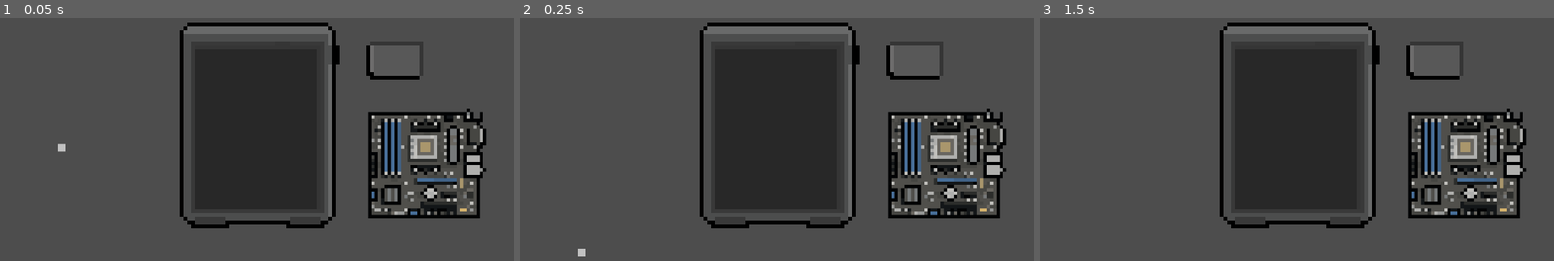
Above: before the commit, frames 1-3 (left to right).
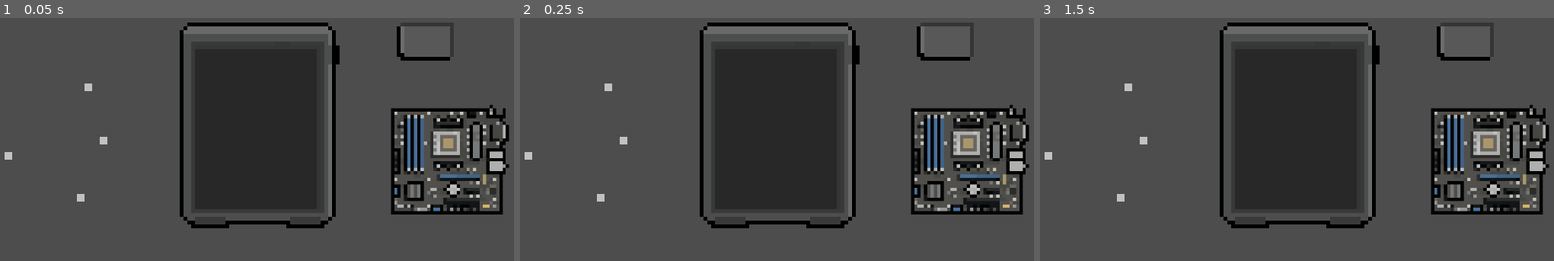
Above: after the commit, the same moments.

Repository: Raikosuu/Full-Tech-Panic_Public
Game: Godot game, scene res://scenes/minigame_1_v_2.tscn
The game is run twice, just before and just after one commit, with the same random seed, the same clock (stepped at 60 frames per second) and the same inputs. This scene is started directly instead of the project's main scene.
Inputs (mouse positions are in pixels of both pictures, inside the frame that each line leads up to):
- Up to frame 1 (0.05 s): no input
- Up to frame 2 (0.25 s): no input
- Up to frame 3 (1.5 s): tap Enter at 0.5 s; move the mouse to (1435, 100) at 0.52 s; hold D (move_right) 0.53-1.25 s; click (1435, 100) at 0.67 s; tap Space at 1.25 s; drag from (1178, 134) to (1338, 61) at 1.27 s

The runs differ from the first frame. In frame 1, 9.6% of the frame differs, in the area x 0-100%, y 3-83%; in frame 2, 9.6%; in frame 3, 9.6%.

Commit message:
Made scripts for screw and panel
PC panel unlocks when unscrewed, and vice versa. screws pop off when unscrewed and settles on the world boundary.

Diff:
--- a/scenes/minigame_1_v_2.tscn
+++ b/scenes/minigame_1_v_2.tscn
@@ -16,11 +16,11 @@
 [node name="SU_main" parent="." instance=ExtResource("1_xsi8y")]
 
 [node name="MoBo" parent="." instance=ExtResource("1_8f04i")]
-position = Vector2(44, 12)
+position = Vector2(50, 11)
 script = ExtResource("3_cn6rf")
 
 [node name="SU_Battery" parent="." instance=ExtResource("3_ebvq3")]
-position = Vector2(36, -15)
+position = Vector2(44, -20)
 script = ExtResource("5_fpq7e")
 
 [node name="snapzones" type="Node2D" parent="."]
@@ -39,4 +39,13 @@
 [node name="Screws" type="Node2D" parent="."]
 
 [node name="Screws" parent="Screws" instance=ExtResource("7_s6qws")]
-position = Vector2(-52, 7)
+position = Vector2(-47, 21)
+
+[node name="Screws2" parent="Screws" instance=ExtResource("7_s6qws")]
+position = Vector2(-41, 6)
+
+[node name="Screws3" parent="Screws" instance=ExtResource("7_s6qws")]
+position = Vector2(-66, 10)
+
+[node name="Screws4" parent="Screws" instance=ExtResource("7_s6qws")]
+position = Vector2(-45, -8)
--- a/scenes/screws.tscn
+++ b/scenes/screws.tscn
@@ -1,11 +1,13 @@
-[gd_scene load_steps=3 format=3 uid="uid://ccxttvxg0gs8"]
+[gd_scene load_steps=4 format=3 uid="uid://ccxttvxg0gs8"]
 
 [ext_resource type="Texture2D" uid="uid://ed782i1hjv0p" path="res://assets/Computer parts/SystemUnit/SU_Screw.png" id="1_ktxl3"]
+[ext_resource type="Script" uid="uid://iwn0en6xyp1y" path="res://scripts/screw.gd" id="1_x8gdb"]
 
 [sub_resource type="RectangleShape2D" id="RectangleShape2D_x8gdb"]
 size = Vector2(2, 2)
 
 [node name="Screws" type="RigidBody2D"]
+script = ExtResource("1_x8gdb")
 
 [node name="SuScrew" type="Sprite2D" parent="."]
 texture = ExtResource("1_ktxl3")
--- a/scenes/su_panel.tscn
+++ b/scenes/su_panel.tscn
@@ -1,11 +1,13 @@
-[gd_scene load_steps=3 format=3 uid="uid://bcg8ruhd4vc5n"]
+[gd_scene load_steps=4 format=3 uid="uid://bcg8ruhd4vc5n"]
 
+[ext_resource type="Script" uid="uid://bfkqm4eweiu23" path="res://scripts/panel.gd" id="1_adlao"]
 [ext_resource type="Texture2D" uid="uid://ch5wvsfuxxk8l" path="res://assets/Computer parts/SystemUnit/SU_Panel.png" id="1_g5wu7"]
 
 [sub_resource type="RectangleShape2D" id="RectangleShape2D_adlao"]
 size = Vector2(35, 45)
 
 [node name="SU_panel" type="RigidBody2D"]
+script = ExtResource("1_adlao")
 
 [node name="Sprite2D" type="Sprite2D" parent="."]
 texture = ExtResource("1_g5wu7")
--- /dev/null
+++ b/scripts/panel.gd
@@ -0,0 +1,76 @@
+extends "res://scripts/drag_cont.gd"
+
+# Assign all 4 screw nodes in the Inspector
+@export var screw_1: RigidBody2D
+@export var screw_2: RigidBody2D
+@export var screw_3: RigidBody2D
+@export var screw_4: RigidBody2D
+
+# Emitted when all screws are back in and the panel locks
+signal panel_locked
+# Emitted when the panel is unlocked (first screw popped)
+signal panel_unlocked
+
+var _screws: Array = []
+var _screws_in: int = 0
+
+func _ready() -> void:
+	super._ready() if super.has_method("_ready") else null
+
+	_screws = [screw_1, screw_2, screw_3, screw_4]
+
+	for screw in _screws:
+		if screw == null:
+			push_warning("panel.gd: A screw export is not assigned in the Inspector.")
+			continue
+		# Listen for screwed_in signal from each screw
+		screw.screwed_in.connect(_on_screw_screwed_in)
+		# Listen for when a screw pops off so we can unlock the panel
+		screw.released.connect(_on_screw_released)
+
+	# Count how many start already screwed in
+	_screws_in = 0
+	for screw in _screws:
+		if screw != null and screw.is_screwed():
+			_screws_in += 1
+
+	_update_lock()
+
+# ── Screw callbacks ───────────────────────────────────────────────────────────
+
+func _on_screw_screwed_in() -> void:
+	_screws_in += 1
+	_update_lock()
+
+func _on_screw_released(_component) -> void:
+	# Only care if this reduces the screwed-in count
+	# Re-count from source of truth to stay accurate
+	var prev := _screws_in
+	_screws_in = 0
+	for screw in _screws:
+		if screw != null and screw.is_screwed():
+			_screws_in += 1
+
+	if prev == _screws.size() and _screws_in < _screws.size():
+		# Was fully locked, now isn't
+		_set_locked(false)
+		emit_signal("panel_unlocked")
+
+# ── Lock logic ────────────────────────────────────────────────────────────────
+
+func _update_lock() -> void:
+	if _screws_in >= _screws.size():
+		_set_locked(true)
+		emit_signal("panel_locked")
+	else:
+		_set_locked(false)
+
+func _set_locked(locked: bool) -> void:
+	# Prevent drag_cont.gd from picking up the panel while locked
+	snapped = locked
+	if locked:
+		freeze_mode = RigidBody2D.FREEZE_MODE_KINEMATIC
+		freeze = true
+		linear_velocity = Vector2.ZERO
+	else:
+		freeze = false
--- /dev/null
+++ b/scripts/screw.gd
@@ -0,0 +1,165 @@
+extends RigidBody2D
+
+# How hard the screw pops off
+@export var pop_force: float = 300.0
+# How fast it spins when flying
+@export var spin_force: float = 25.0
+# The Y position of your world boundary (set this to match your boundary)
+@export var boundary_y: float = 200.0
+
+# Emitted when the screw is snapped back into place (screwed in)
+signal screwed_in
+# Required by snap_zone.gd - emitted when released so the snap zone can react
+signal released(component)
+
+var _screwed: bool = true
+var _settled: bool = false
+var _snapped: bool = false
+var _snap_target: Vector2 = Vector2.ZERO
+
+# For touch/drag support (mirrors drag_cont.gd behaviour)
+var is_grabbed: bool = false
+var touch_index: int = -1
+var drag_offset: Vector2 = Vector2.ZERO
+
+func _ready() -> void:
+	# Start frozen so it sits on the PC
+	freeze = true
+	gravity_scale = 0.0
+	input_pickable = true
+
+func _process(_delta: float) -> void:
+	# If snapped, hold position every frame so physics can't fight it
+	if _snapped:
+		global_position = _snap_target
+		return
+
+	if is_grabbed:
+		var still_held := false
+		if touch_index == -1:
+			still_held = Input.is_mouse_button_pressed(MOUSE_BUTTON_LEFT)
+		else:
+			still_held = true
+
+		if not still_held:
+			_release()
+			return
+
+		var target_pos: Vector2
+		if touch_index == -1:
+			target_pos = get_global_mouse_position() - drag_offset
+		else:
+			target_pos = get_viewport().get_touch_position(touch_index) - drag_offset
+		var direction := target_pos - global_position
+		linear_velocity = direction * 15
+
+func _input_event(_viewport: Viewport, event: InputEvent, _shape_idx: int) -> void:
+	if _snapped:
+		return
+
+	# --- Tap while screwed in: pop off ---
+	if _screwed and not is_grabbed:
+		var tapped := false
+		if event is InputEventScreenTouch and event.pressed:
+			tapped = true
+		elif event is InputEventMouseButton and event.button_index == MOUSE_BUTTON_LEFT and event.pressed:
+			tapped = true
+		if tapped:
+			_pop_off()
+			return
+
+	# --- After settling: allow drag to pick up, same as drag_cont.gd ---
+	if _settled and not is_grabbed:
+		if event is InputEventMouseButton and event.button_index == MOUSE_BUTTON_LEFT and touch_index == -1:
+			if event.pressed:
+				var local_pos := to_local(get_global_mouse_position())
+				if _is_point_inside(local_pos):
+					drag_offset = local_pos
+					_grab()
+		elif event is InputEventScreenTouch:
+			if event.pressed and not is_grabbed:
+				var local_pos := to_local(event.position)
+				if _is_point_inside(local_pos):
+					touch_index = event.index
+					drag_offset = local_pos
+					_grab()
+			elif not event.pressed and event.index == touch_index:
+				touch_index = -1
+				_release()
+
+func _physics_process(_delta: float) -> void:
+	if _screwed or _settled or _snapped or is_grabbed:
+		return
+
+	# Settle at world boundary
+	if global_position.y >= boundary_y:
+		global_position.y = boundary_y
+		linear_velocity = Vector2.ZERO
+		angular_velocity = 0.0
+		freeze = true
+		gravity_scale = 0.0
+		_settled = true
+
+# ── Internal helpers ──────────────────────────────────────────────────────────
+
+func _pop_off() -> void:
+	_screwed = false
+	freeze = false
+	gravity_scale = 1.0
+
+	var angle := randf_range(-PI, PI)
+	var direction := Vector2(cos(angle), sin(angle) - 1.0).normalized()
+	apply_central_impulse(direction * pop_force)
+	apply_torque_impulse(randf_range(-spin_force, spin_force))
+
+func _grab() -> void:
+	is_grabbed = true
+	_settled = false
+	freeze = false
+	gravity_scale = 0.0
+	linear_velocity = Vector2.ZERO
+
+func _release() -> void:
+	is_grabbed = false
+	emit_signal("released", self)
+
+func _is_point_inside(local_pos: Vector2) -> bool:
+	for child in get_children():
+		if child is CollisionShape2D and child.shape:
+			var shape = child.shape
+			if shape is CircleShape2D:
+				return local_pos.length() <= shape.radius
+			elif shape is RectangleShape2D:
+				return Rect2(-shape.size / 2, shape.size).has_point(local_pos)
+	return false
+
+# ── Called by snap_zone.gd ────────────────────────────────────────────────────
+
+# snap_zone.gd calls snap(global_position) when the screw overlaps the zone
+func snap(target_position: Vector2) -> void:
+	_snapped = true
+	_screwed = true
+	is_grabbed = false
+	linear_velocity = Vector2.ZERO
+	angular_velocity = 0.0
+	gravity_scale = 0.0
+	freeze_mode = RigidBody2D.FREEZE_MODE_KINEMATIC
+	freeze = true
+	_snap_target = target_position
+	global_position = _snap_target
+	emit_signal("screwed_in")
+
+# snap_zone.gd calls drop() when the screw is released outside the zone
+func drop() -> void:
+	_snapped = false
+	_screwed = false
+	gravity_scale = 1.0
+	freeze = false
+
+# ── Public helpers ────────────────────────────────────────────────────────────
+
+func is_settled() -> bool:
+	return _settled
+
+func is_screwed() -> bool:
+	return _screwed
Not shown, added: scripts/panel.gd.uid
Not shown, added: scripts/screw.gd.uid
